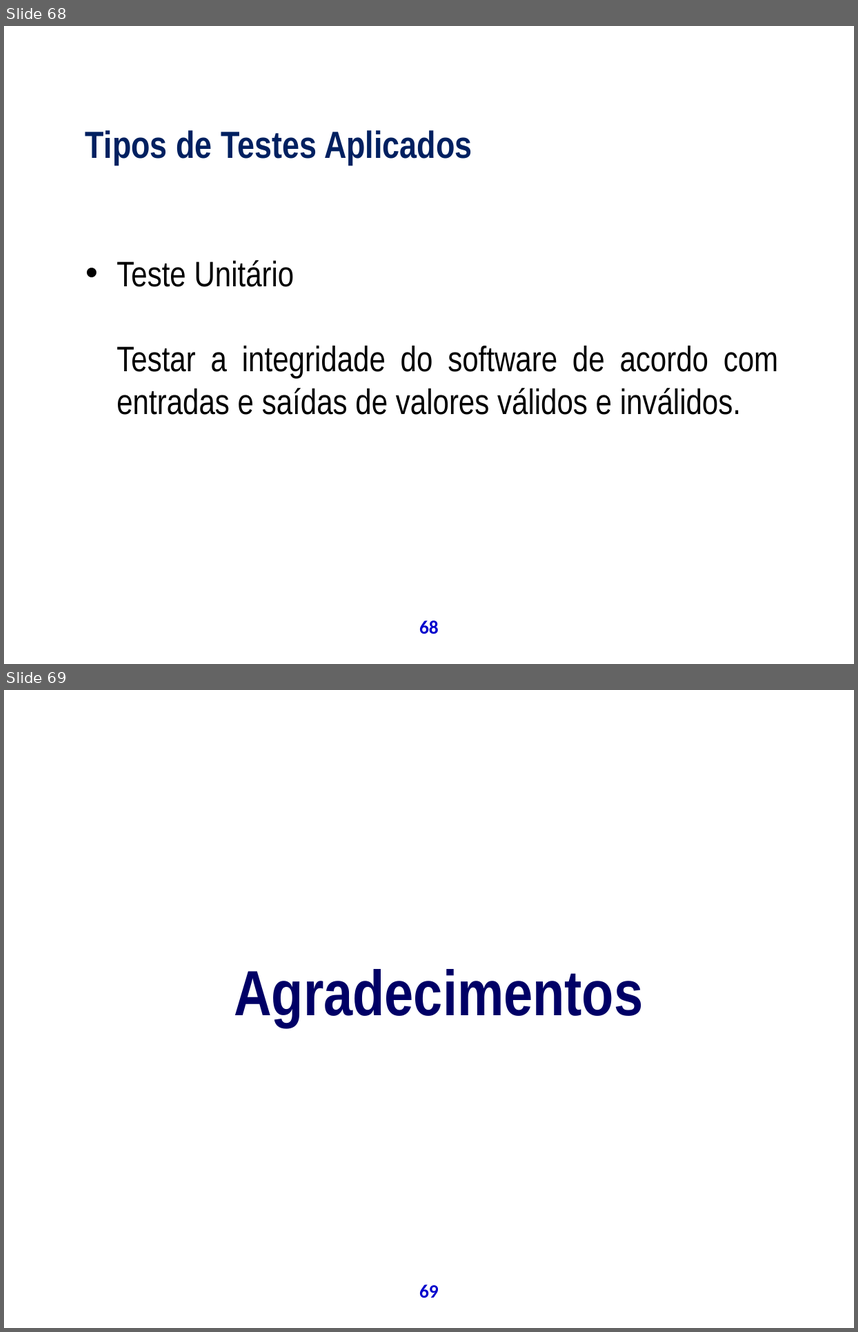
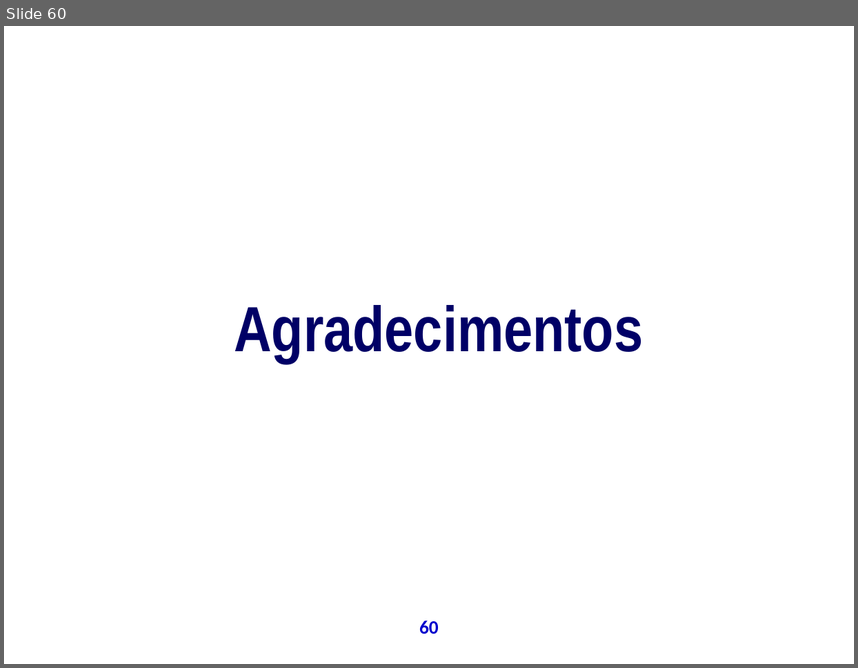
Before and after one commit to theoziran/sislodim, a slide deck: documentos/ProjetoPSA/Apresentação Final.ppt. Shown one above the other, each under a label of ours: slides 68 and 69 before the commit, slide 60 after it. The pictures are 858x1332 and 858x668 pixels, drawn with LibreOffice and Linux fonts; fonts in the diff are those of the drawing; background and template pictures are left out. Boxes give left, top, right and bottom in pixels: in the first picture for what was removed or moved away, otherwise in the second. Text is boxed around its words. In the diff, an @@ line names an element or a change of style, - is before the commit and + after.

```diff
--- a/documentos/ProjetoPSA/Apresentação Final.ppt
+++ b/documentos/ProjetoPSA/Apresentação Final.ppt
@@ slide 68 removed at <box>4,26,854,664</box>, background picture (left out); not listed: 1 template element that a slide beside it also shows @@
@@ text removed at <box>65,51,544,80</box> @@
-Apresentação do Produto
@@ text removed at <box>85,130,472,165</box> @@
-Tipos de Testes Aplicados
@@ text removed at <box>116,260,778,414</box> @@
-• Teste Unitário
-Testar a integridade do software de acordo com entradas e saídas de valores válidos e inválidos.
@@ what was slide 69 is now slide 60 @@
@@ page number at <box>419,620,439,633</box>: text changed @@
-69
+60
```
Also in this commit, not shown: 2 slides changed, 4 slides added, 12 other slides removed.
